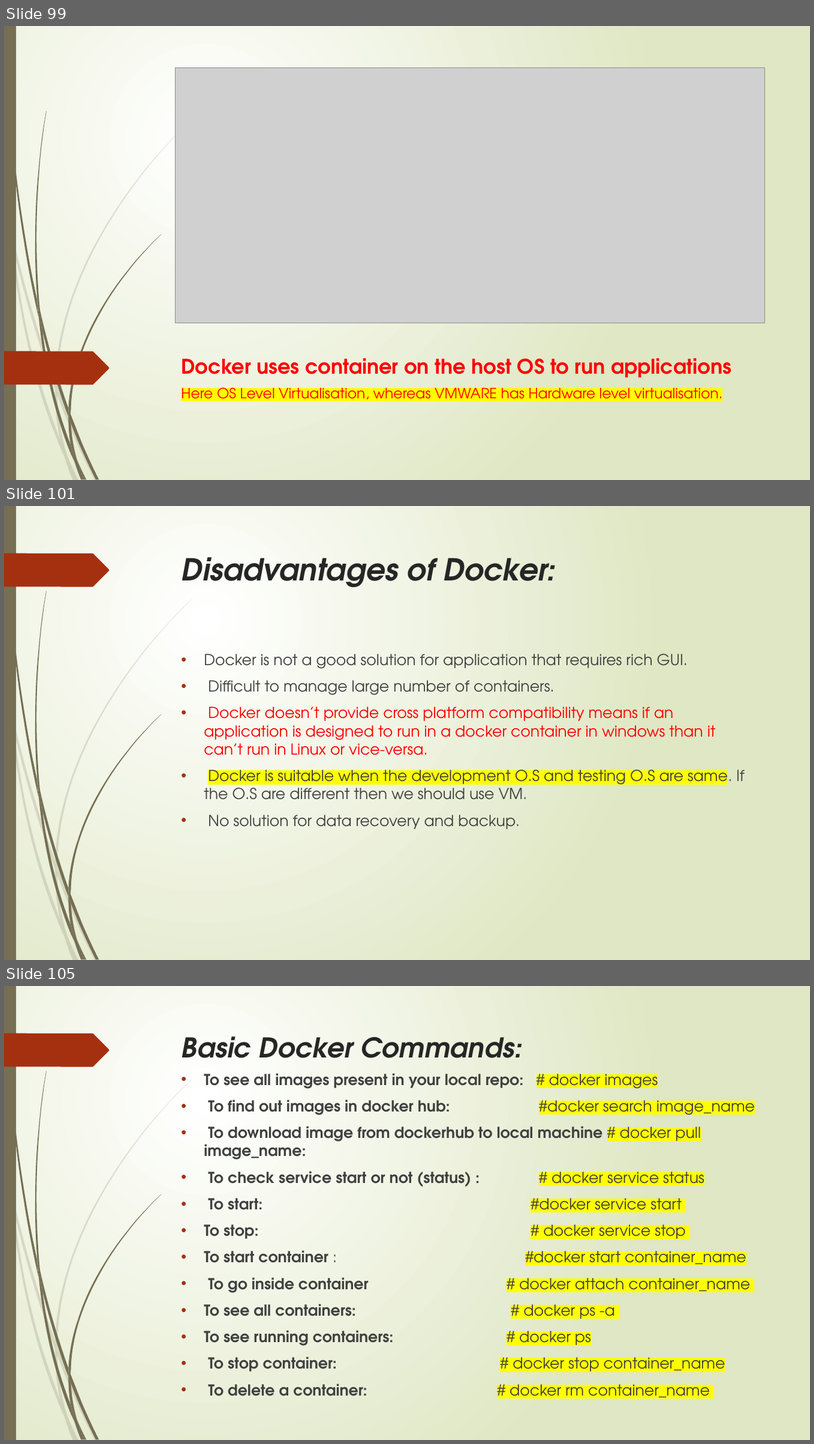
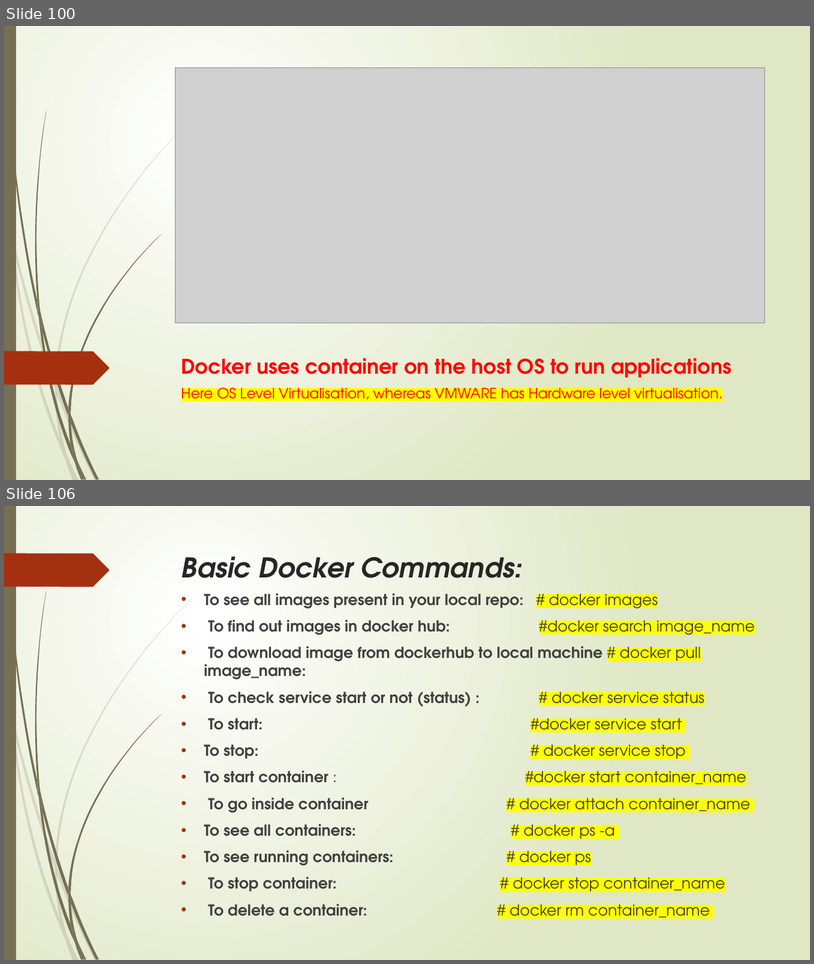
Before and after one commit to Ashok1012/test, a slide deck: DevOps.pptx. Shown one above the other, each under a label of ours: slides 99, 101 and 105 before the commit, slides 100 and 106 after it; the slides between them are not shown. The pictures are 814x1444 and 814x964 pixels, drawn with LibreOffice and Linux fonts; fonts in the diff are those of the drawing; grey boxes stand for pictures. Boxes give left, top, right and bottom in pixels: in the first picture for what was removed or moved away, otherwise in the second. Text is boxed around its words. In the diff, an @@ line names an element or a change of style, - is before the commit and + after.

```diff
--- a/DevOps.pptx
+++ b/DevOps.pptx
@@ slide 101 removed at (4, 506, 810, 960), background gradient #FFFFFF to #DFE8C4; not listed: 24 template elements that a slide beside it also shows @@
@@ title removed at (182, 557, 556, 587) @@
-Disadvantages of Docker:
@@ text removed at (204, 654, 745, 829) @@
-• Docker is not a good solution for application that requires rich GUI.
-• Difficult to manage large number of containers.
-• Docker doesn’t provide cross platform compatibility means if an application is designed to run in a docker container in windows than it can’t run in Linux or vice-versa.
-• Docker is suitable when the development O.S and testing O.S are same. If the O.S are different then we should use VM.
-• No solution for data recovery and backup.
@@ what was slide 99 is now slide 100 @@
@@ what was slide 105 is now slide 106 @@
```
Also in this commit, not shown: 49 slides changed, 9 slides added, 1 other slide removed.
